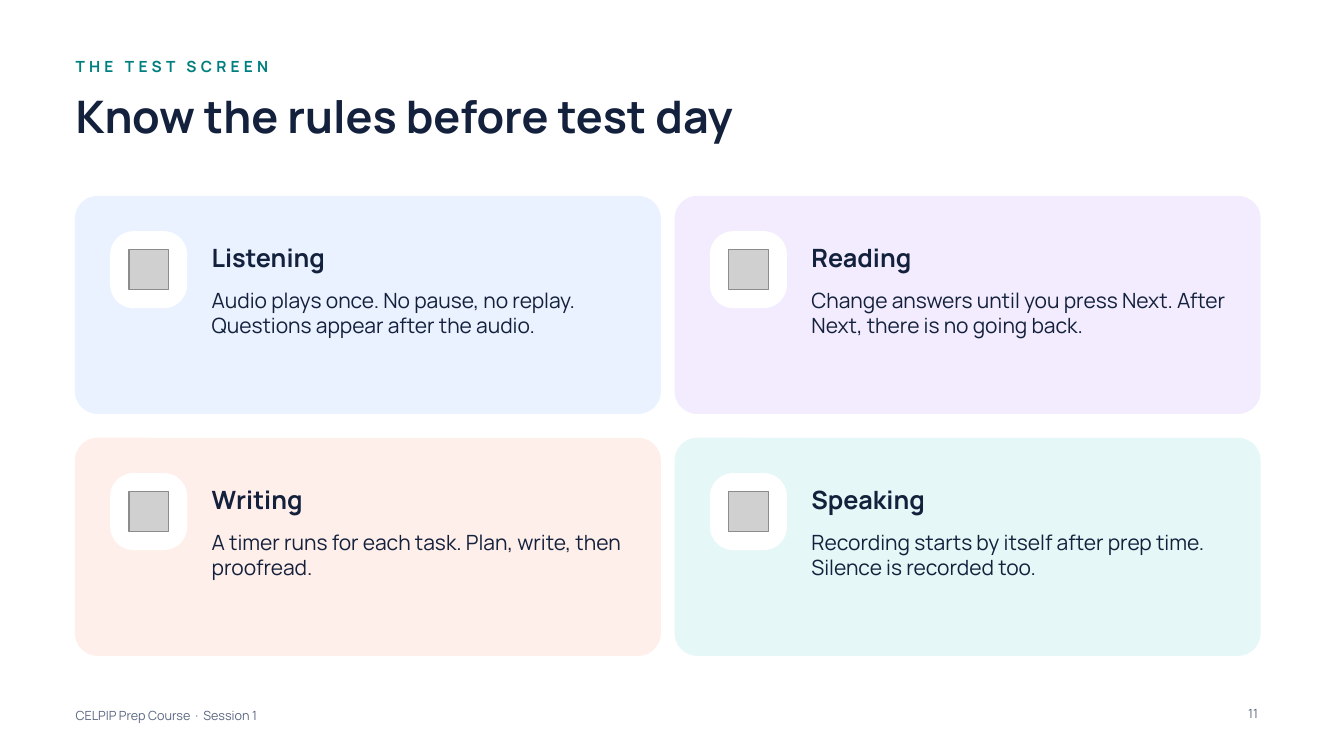
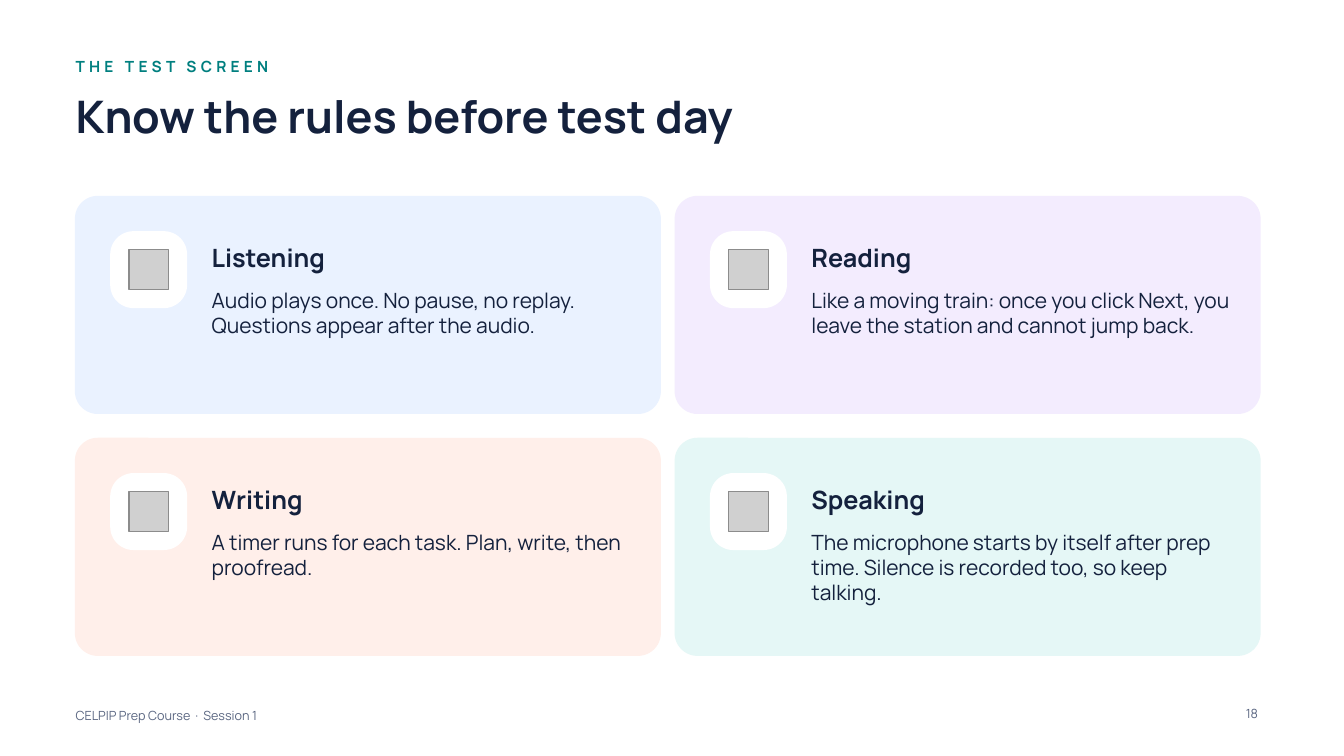
Before and after one commit to learnovateqa/The_English_Academy_CELPIP, a slide deck: slide 18 of decks/session-01.pptx (slide 11 before the commit). Drawn at 1344x756 pixels with LibreOffice and Linux fonts; fonts in the diff are those of the drawing; grey boxes stand for pictures. Boxes give left, top, right and bottom in pixels: in the first picture for what was removed or moved away, otherwise in the second. Text is boxed around its words. In the diff, an @@ line names an element or a change of style, - is before the commit and + after.

```diff
--- a/decks/session-01.pptx
+++ b/decks/session-01.pptx
@@ text at [811,292,1230,338]: text changed @@
-Change answers until you press Next. After Next, there is no going back.
+Like a moving train: once you click Next, you leave the station and cannot jump back.
@@ text at [811,534,1210,606]: text changed @@
-Recording starts by itself after prep time. Silence is recorded too.
+The microphone starts by itself after prep time. Silence is recorded too, so keep talking.
@@ page number at [1246,709,1258,718]: text changed @@
-11
+18
```
Also in this commit, not shown: 3 other slides changed, 9 slides added, 2 other files.
